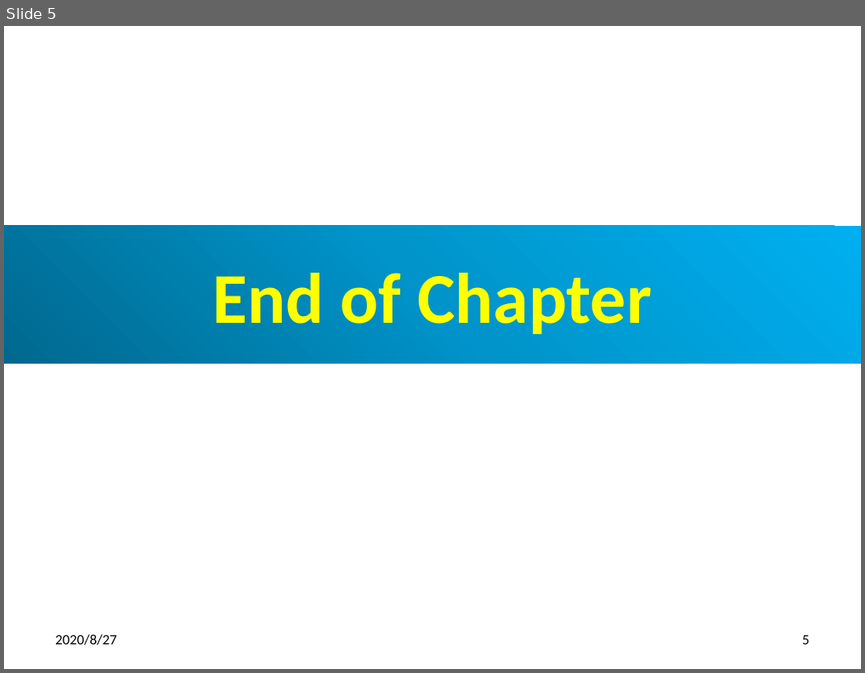
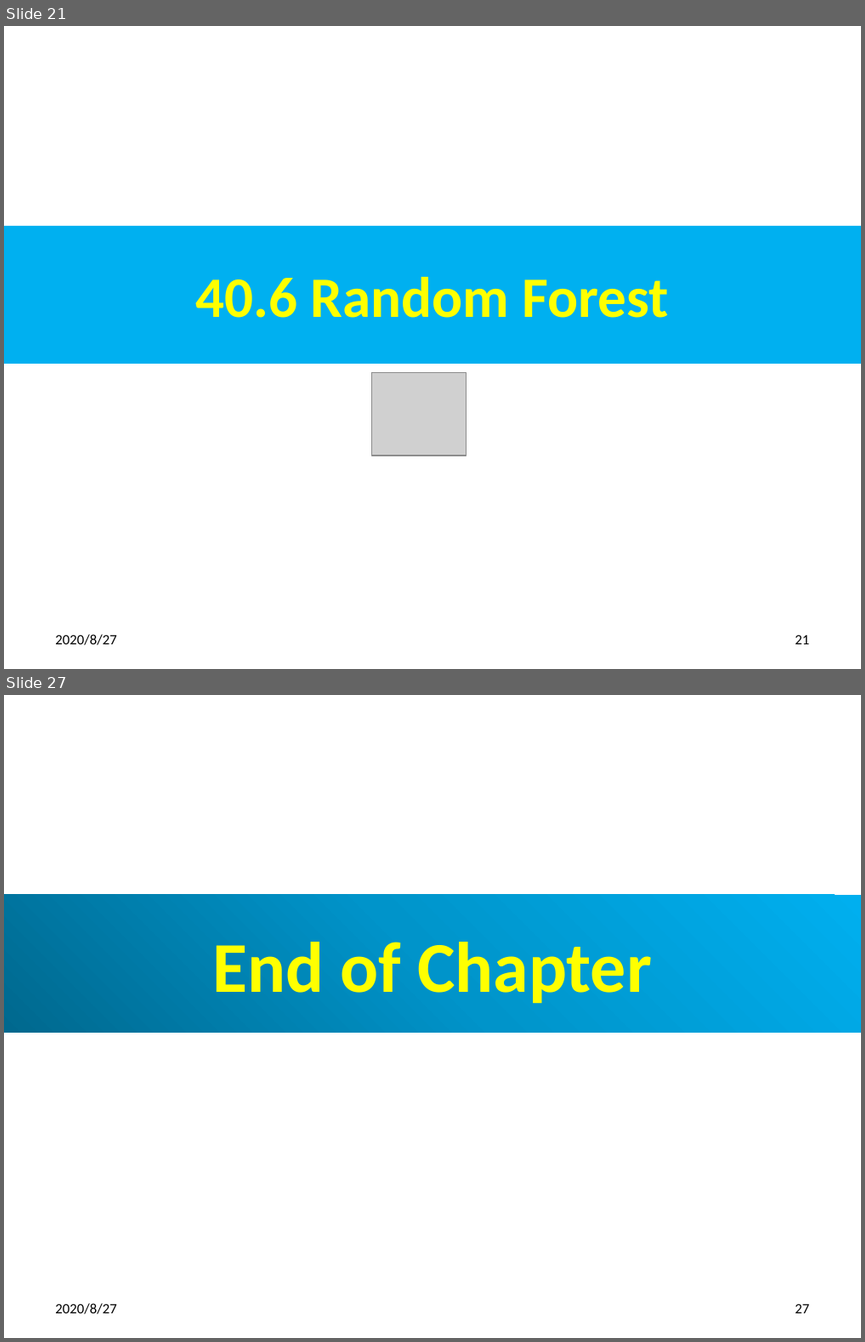
Before and after one commit to peterhchen/900_Python_ML_DS_DL, a slide deck: 040_PredictHireDecision.pptx. Shown one above the other, each under a label of ours: slide 5 before the commit, slides 21 and 27 after it; the slides between them are not shown. The pictures are 865x673 and 865x1342 pixels, drawn with LibreOffice and Linux fonts; fonts in the diff are those of the drawing; grey boxes stand for pictures. Boxes give left, top, right and bottom in pixels: in the first picture for what was removed or moved away, otherwise in the second. Text is boxed around its words. In the diff, an @@ line names an element or a change of style, - is before the commit and + after.

```diff
--- a/040_PredictHireDecision.pptx
+++ b/040_PredictHireDecision.pptx
@@ slide 21 added at <box>4,26,861,669</box>, background #FFFFFF @@
@@ title added at <box>4,226,861,363</box>, fill #00B0F0, 48 pt, text #FFFF00, bold @@
+40.6 Random Forest
@@ picture added at <box>371,372,466,455</box> @@
@@ text added at <box>55,634,116,645</box>, 12 pt, text #000000 @@
+2020/8/27
@@ page number added at <box>794,635,809,644</box>, 12 pt, text #000000 @@
+21
@@ what was slide 5 is now slide 27 @@
@@ page number at <box>794,1304,809,1313</box>: text changed @@
-5
+27
```
Also in this commit, not shown: 3 slides changed, 21 other slides added.
